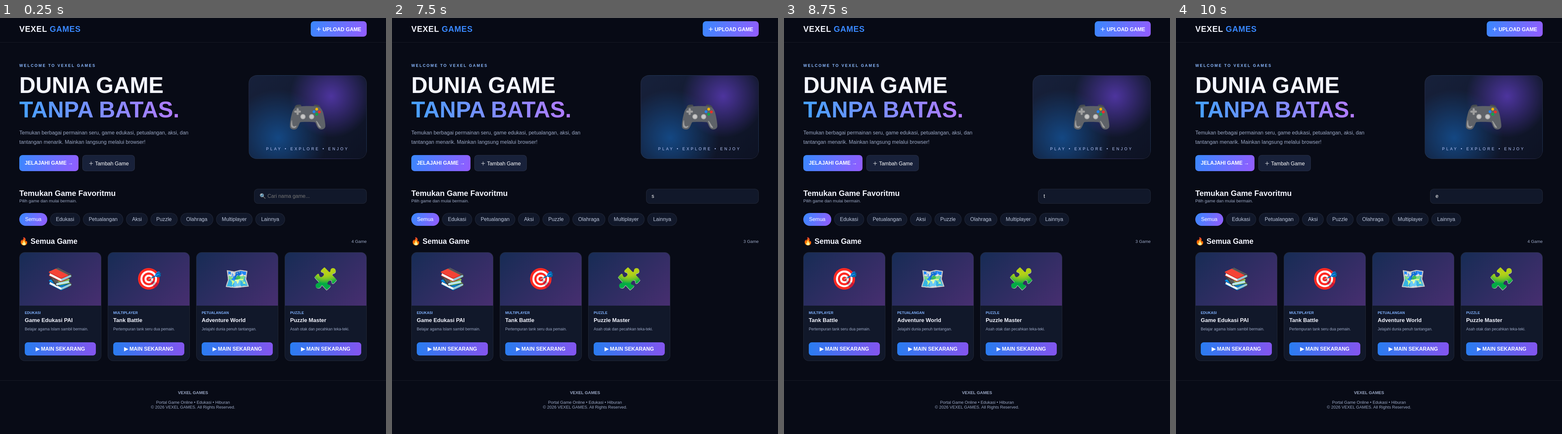
Above: before the commit, frames 1-4 (left to right).
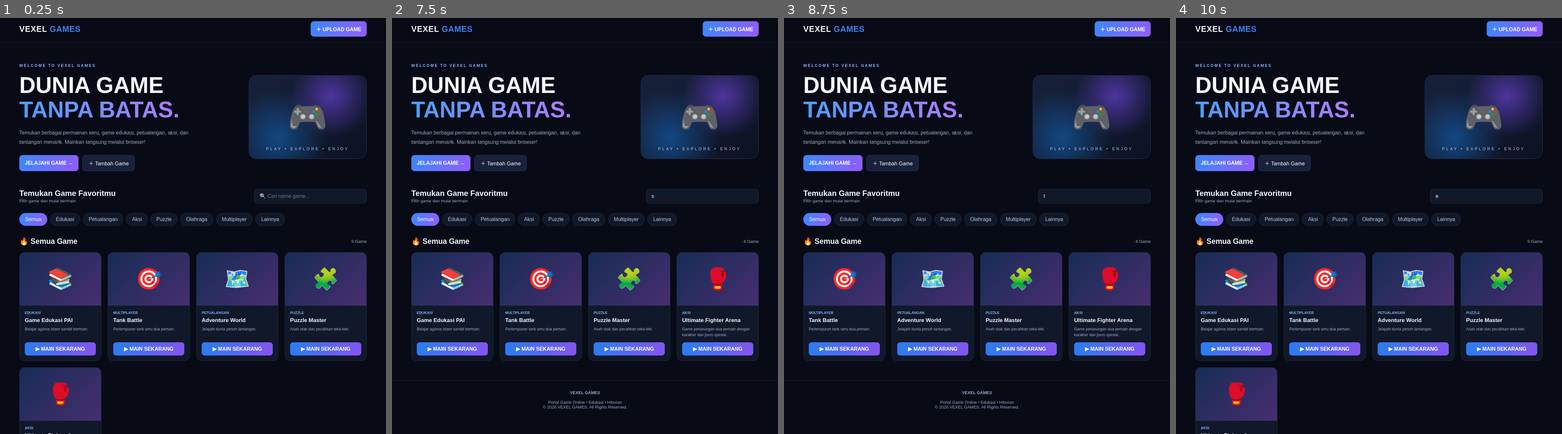
Above: after the commit, the same moments.

Repository: vexelkang-cell/gamepai
Game: browser game, page index.html
Two runs of this game, one before a commit and one after it. Both use one fixed random seed, a clock stepped at 60 frames per second and the inputs below. When the page shows a pop-up message, it is drawn as a white box for half a second while everything else waits; a line starting with > is the answer the replay typed.
Inputs (mouse positions are in pixels of both pictures, inside the frame that each line leads up to):
- Up to frame 1 (0.25 s): no input
- Up to frame 2 (7.5 s): click (700, 196) at 0.27 s; type "Alex" at 0.27 s; click "＋ Tambah Game" at 1.27 s; click "Batal" at 1.87 s; click "Lainnya" at 2.47 s; click "Olahraga" at 3.07 s; click "Puzzle" at 3.67 s; click (700, 196) at 4.27 s; type "a" at 4.27 s; tap Enter at 4.3, 6.1 s; click "▶ MAIN SEKARANG" at 4.77 s; click "JELAJAHI GAME →" at 4.87 s; click "▶ MAIN SEKARANG" at 5.47 s; click (700, 196) at 6.07 s; type "s" at 6.07 s; click "Edukasi" at 6.67 s; click "Semua" at 7.27 s
- Up to frame 3 (8.75 s): click "▶ MAIN SEKARANG" at 7.87 s; click (1092, 196) at 8.47 s; type "t" at 8.47 s; tap Enter at 8.5 s
- Up to frame 4 (10 s): click "▶ MAIN SEKARANG" at 9.07 s; click (1484, 196) at 9.67 s; type "e" at 9.67 s; tap Enter at 9.7 s

The runs differ from the first frame. In frame 1, 2.9% of the frame differs, in the area x 5-92%, y 53-100%; in frame 2, 3.5%, in the area x 73-95%, y 53-83%; in frame 3, 3.5%; in frame 4, 2.9%.

Commit message:
Hubungkan Ultimate Fighter Arena ke katalog VEXEL GAMES

Diff:
--- a/index.html
+++ b/index.html
@@ -374,6 +374,14 @@
     image:"",
     emoji:"🧩",
     url:"#"
+  },
+  {
+    name:"Ultimate Fighter Arena",
+    category:"Aksi",
+    description:"Game pertarungan dua pemain dengan karakter dan jurus spesial.",
+    image:"",
+    emoji:"🥊",
+    url:"games/game-baru/index.html"
   }
 ];
 
